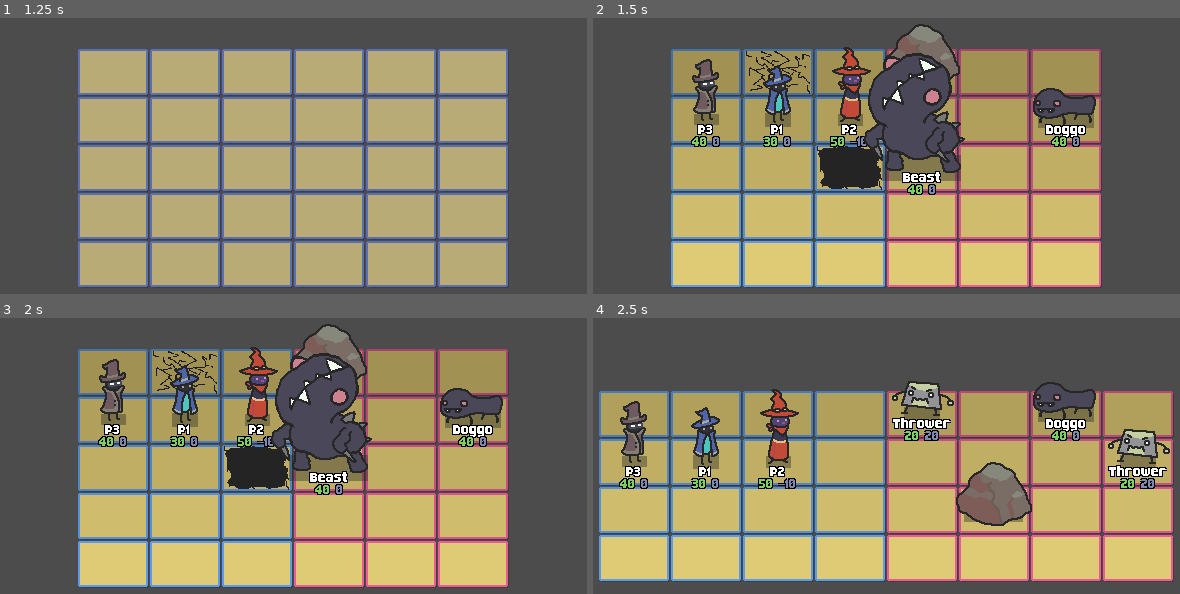
Above: before the commit, frames 1-4 (two rows, left to right).
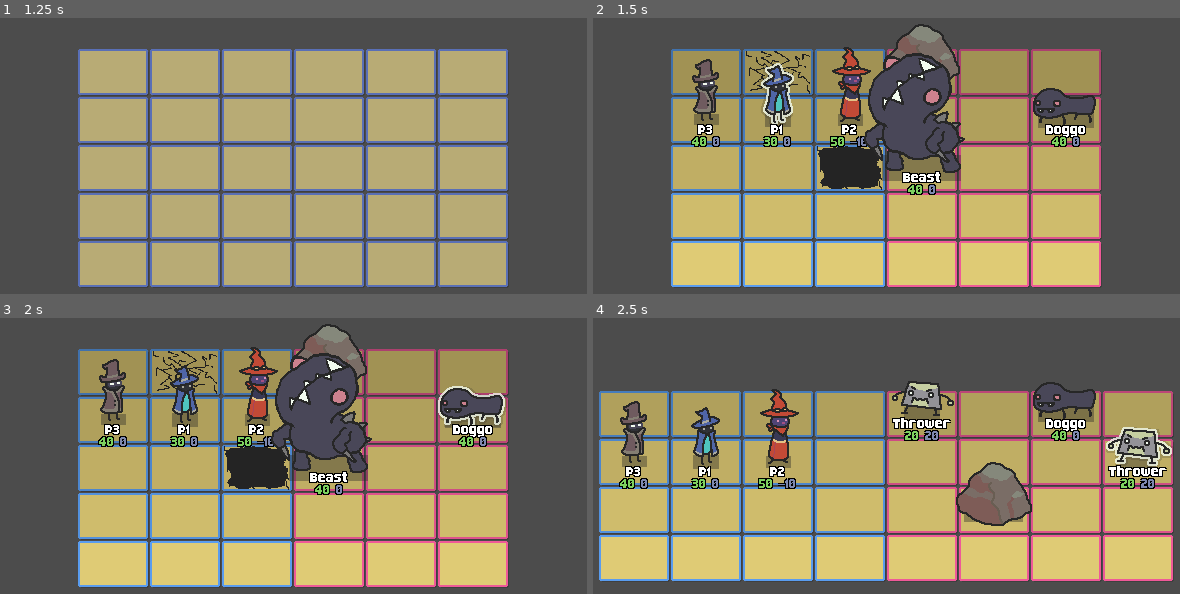
Above: after the commit, the same moments.

Repository: jakefriend-dev/Strata-G
Game: Godot game, scene res://combat/framing/BattleField.tscn
The game is run twice, just before and just after one commit, with the same random seed, the same clock (stepped at 60 frames per second) and the same inputs.
Inputs:
- Up to frame 1 (1.25 s): tap Enter (player_complete) at 0.5, 0.6 s; hold D (player_move_right) from 0.53 s (still down)
- Up to frame 2 (1.5 s): tap Space at 1.25 s; release D (player_move_right) at 1.28 s; hold S (player_move_down) from 1.28 s (still down); tap 1 (dev_1) at 1.35 s
- Up to frame 3 (2 s): keep holding S (player_move_down); tap Enter (player_complete) at 1.55 s
- Up to frame 4 (2.5 s): tap Enter (player_complete) at 2, 2.3 s; release S (player_move_down) at 2.03 s; hold D (player_move_right) from 2.03 s (still down); tap 2 (dev_2) at 2.1 s

Frame 1 is identical in both runs. In frame 2, 0.3% of the frame differs, in the area x 28-35%, y 16-39%; in frame 3, 0.3%; in frame 4, 0.4%, in the area x 87-99%, y 39-54%.

Commit message:
Update _BattleMgr.gd

Diff:
--- a/GodotRoot/src/masters/_BattleMgr.gd
+++ b/GodotRoot/src/masters/_BattleMgr.gd
@@ -30,6 +30,7 @@
 #
 #var inputstate: int = istates.NPT
 var curr_actor: Actor = null # Whichever player OR enemy char is current
+var curr_turndata: Dictionary = {} # The more complex packet that includes the actor itself, plus other references from initiative rolling
 var round_count: int = 0 # per entire cycle of turns
 var total_turns_taken: int = 0
 var unique_actornames_observed: Dictionary = {} # So if an enemy spawns 3 rockets, then they all die, the next one would be Rocket_4 forever, and the turnqueue would still know Rocket_2 died
@@ -230,6 +231,7 @@
 
 func init_new_combat(new_battle_details: Dictionary) -> bool:
 	curr_actor = null
+	curr_turndata.clear()
 
 	# Validations!
 	if !new_battle_details.has("npc_positions"): return false
@@ -340,7 +342,7 @@
 	print("TURN MGR: All actor data matched to nodes. Results:",grid_actors)
 
 	roll_initiative()
-	cycle_to_next_turn()
+	cycle_to_next_turn() # This ACTUALLY STARTS the fight!
 
 #	print("TURN: GPos data is:",grid_gpos)
 
@@ -427,13 +429,19 @@
 	for turndata in turnqueue:
 		if turndata["turnpos"] == turncount:
 			found_next_actor = true
+			curr_turndata = turndata
 			curr_actor = turndata["actor"]
-			print("BATMAN: cycle_to_next_turn() = [",get_printable_roundturncount(),": ",get_printable_turntaker_name(turndata),"]")
-			return
+			break
 
 	if !found_next_actor:
 		print("BATMAN: Failed to find next actor when cycle_to_next_turn()!")
 		return
+
+	# Final setup!
+
+	print("BATMAN: cycle_to_next_turn() = [",get_printable_roundturncount(),": ",get_printable_turntaker_name(curr_turndata),"]")
+
+	field.update_targeting()
 	pass
 
 func get_printable_roundturncount() -> String:
